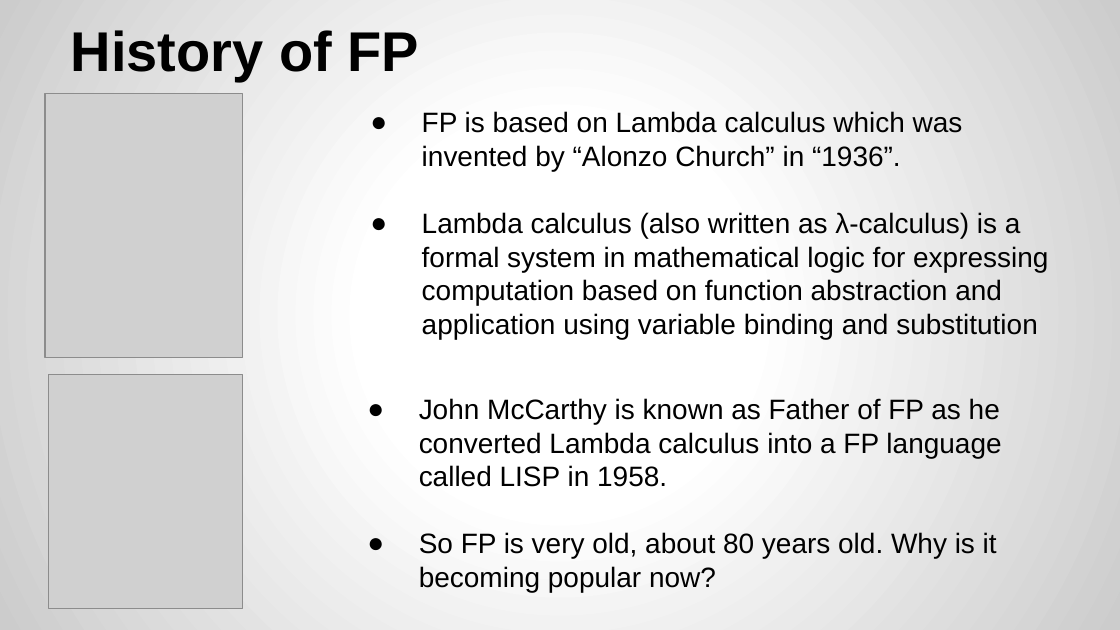
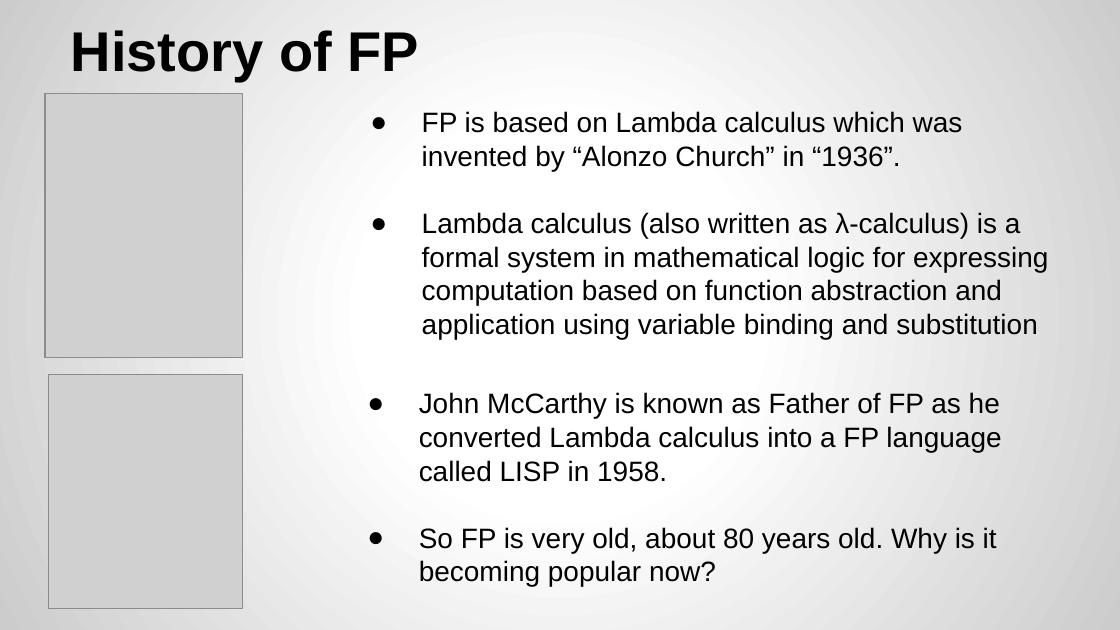
Before and after one commit to yogeshrnaik/presentations, a slide deck: slide 3 of Functional Programming with Java 8.pptx. Drawn at 1120x630 pixels with LibreOffice and Linux fonts; fonts in the diff are those of the drawing; grey boxes stand for pictures. Boxes give left, top, right and bottom in pixels: in the first picture for what was removed or moved away, otherwise in the second. Text is boxed around its words. In the diff, an @@ line names an element or a change of style, - is before the commit and + after.

```diff
--- a/Functional Programming with Java 8.pptx
+++ b/Functional Programming with Java 8.pptx
@@ text "John McCarthy is known as ...": place and size @@
-text "John McCarthy is known as ..." at [419,398,1001,592]
+text "John McCarthy is known as ..." at [419,392,1001,587]
```
Also in this commit, not shown: 7 other slides changed, 5 slides added.
